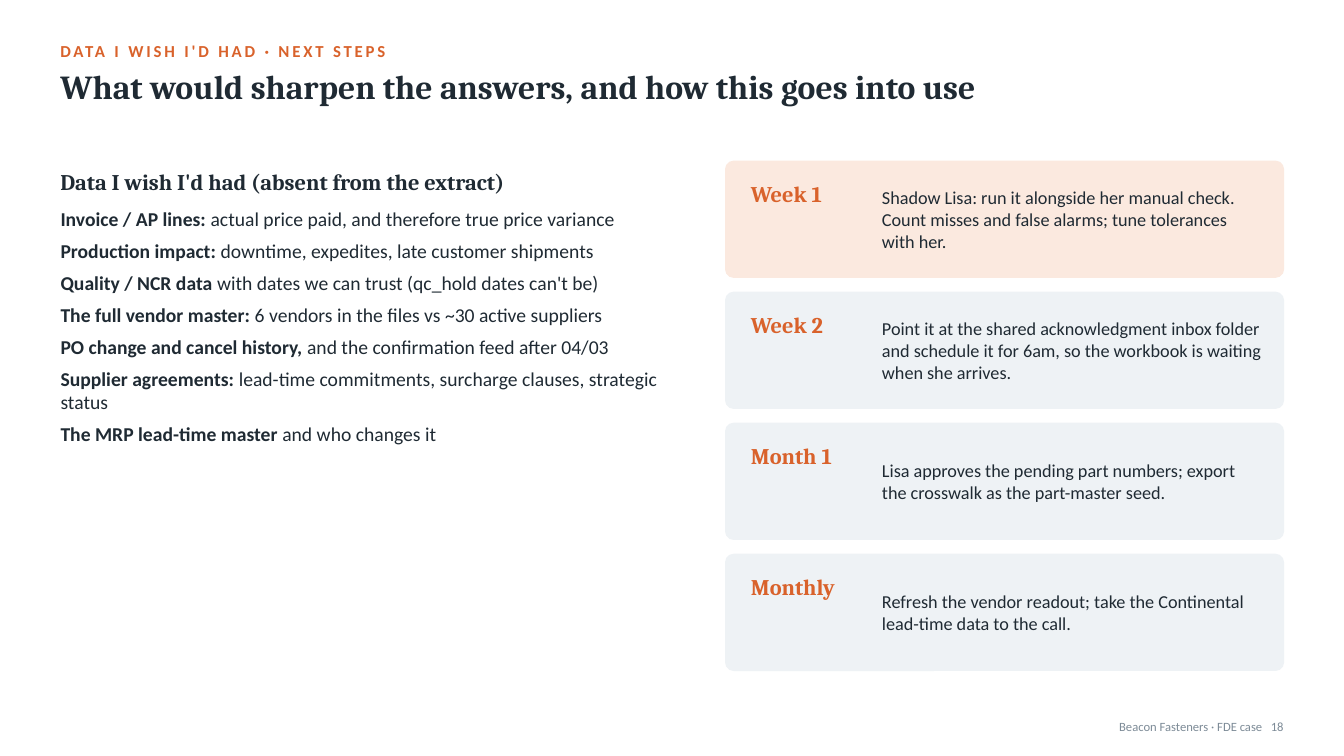
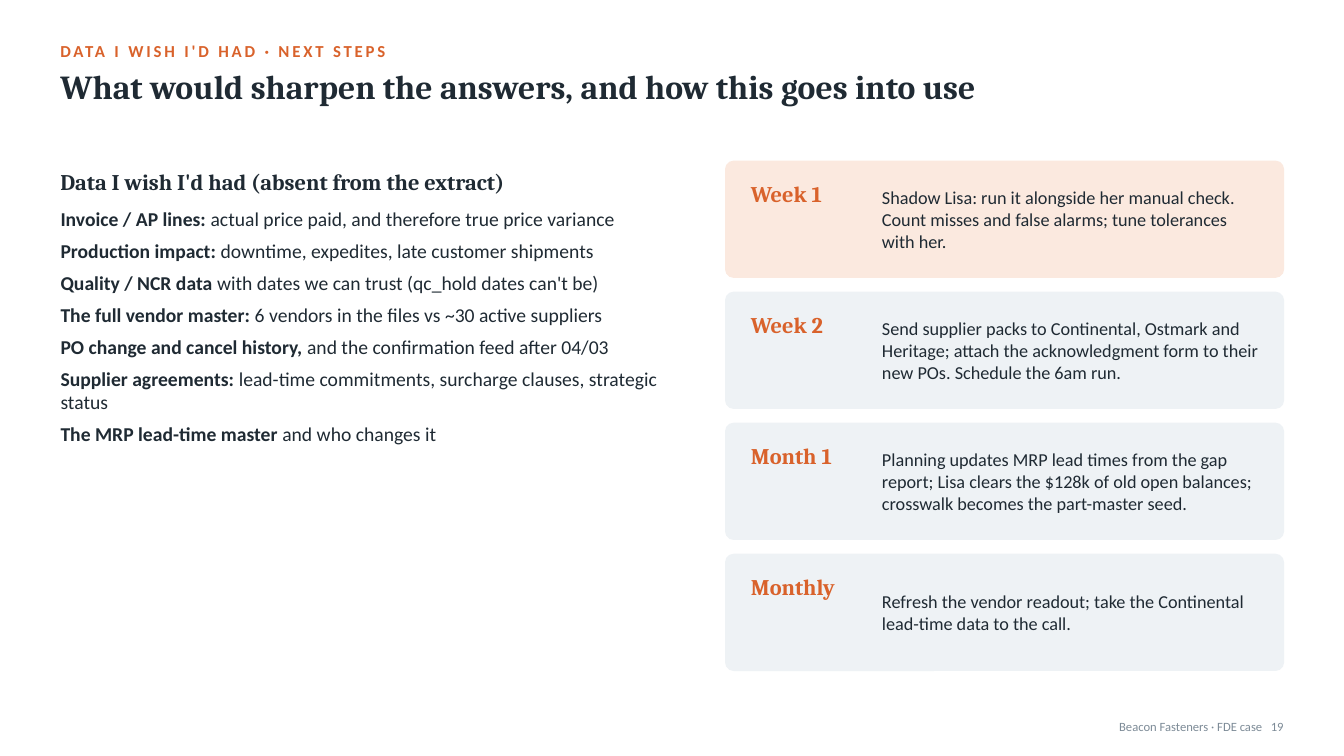
Before and after one commit to SmritaPandey/BeaconFasteners, a slide deck: slide 19 of Beacon Superday-Submission/presentation/Beacon_FDE_Casestudy.pptx (slide 18 before the commit). Drawn at 1344x756 pixels with LibreOffice and Linux fonts; fonts in the diff are those of the drawing. Boxes give left, top, right and bottom in pixels: in the first picture for what was removed or moved away, otherwise in the second. Text is boxed around its words. In the diff, an @@ line names an element or a change of style, - is before the commit and + after.

```diff
--- a/Beacon Superday-Submission/presentation/Beacon_FDE_Casestudy.pptx
+++ b/Beacon Superday-Submission/presentation/Beacon_FDE_Casestudy.pptx
@@ text at [882,322,1258,379]: text changed @@
-Point it at the shared acknowledgment inbox folder and schedule it for 6am, so the workbook is waiting when she arrives.
+Send supplier packs to Continental, Ostmark and Heritage; attach the acknowledgment form to their new POs. Schedule the 6am run.
@@ text at [882,453,1251,513]: text changed @@
-Lisa approves the pending part numbers; export the crosswalk as the part-master seed.
+Planning updates MRP lead times from the gap report; Lisa clears the $128k of old open balances; crosswalk becomes the part-master seed.
```
Also in this commit, not shown: 12 other slides changed, 1 slide added, 57 other files.
